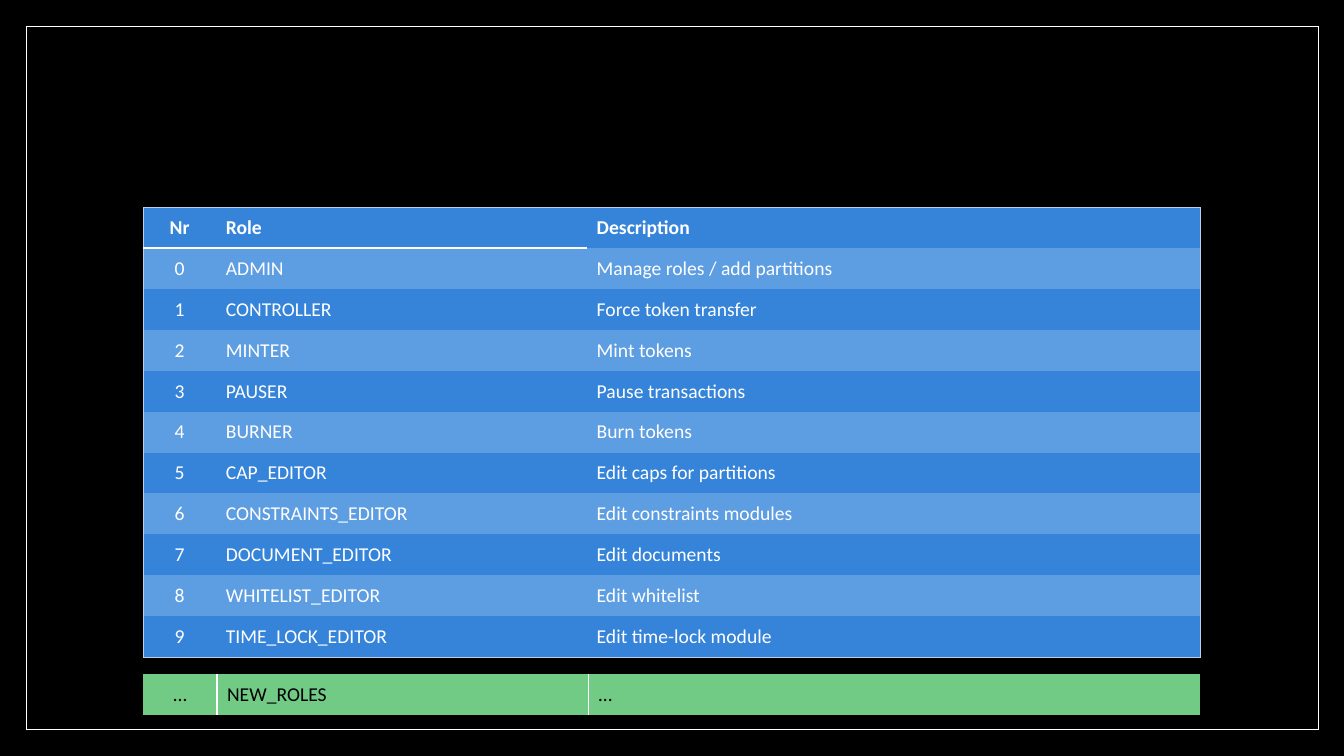
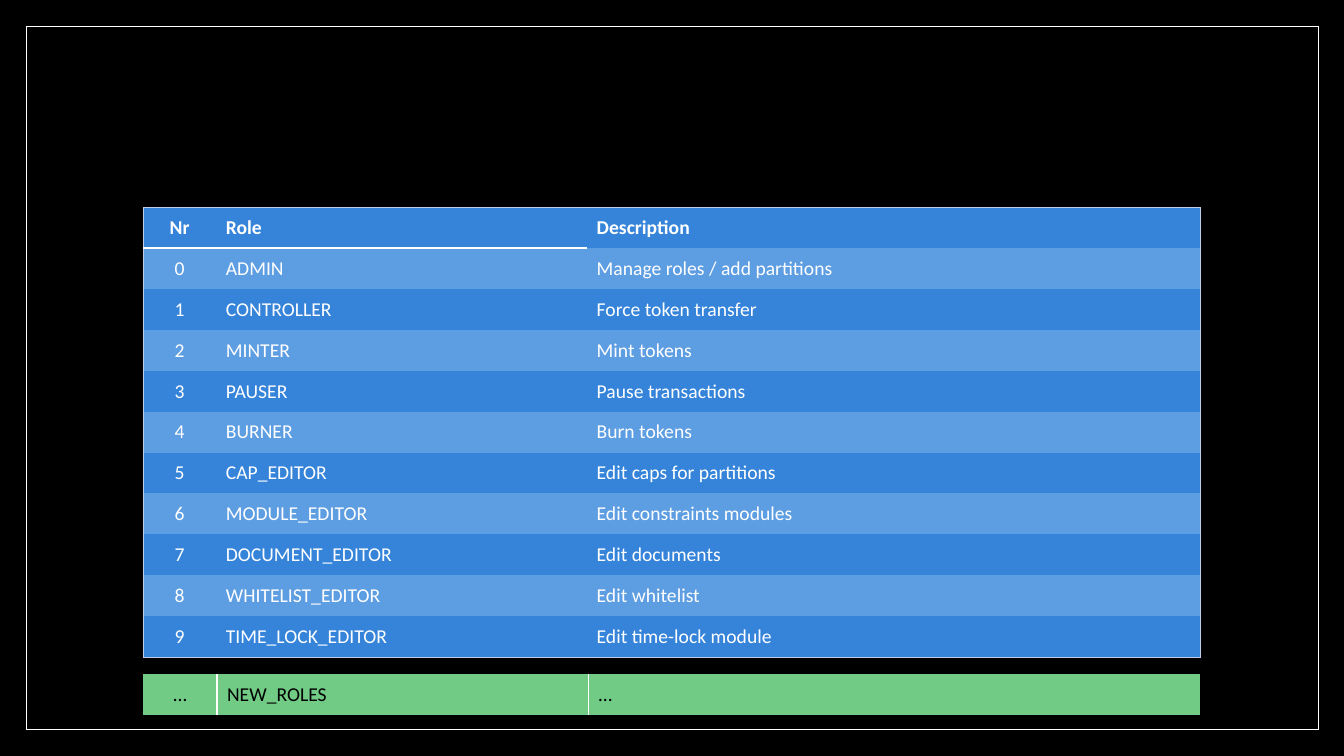
Before and after one commit to micobo-gmbh/micobo-Security-Token, a slide deck: slide 4 of resources/Presentation.pptx. Drawn at 1344x756 pixels with LibreOffice and Linux fonts; fonts in the diff are those of the drawing; background and template pictures are left out. Boxes give left, top, right and bottom in pixels: in the first picture for what was removed or moved away, otherwise in the second. Text is boxed around its words. In the diff, an @@ line names an element or a change of style, - is before the commit and + after.

```diff
--- a/resources/Presentation.pptx
+++ b/resources/Presentation.pptx
@@ table at (x1=143, y1=208, x2=1201, y2=657) @@
-row 8, column 2: CONSTRAINTS_EDITOR
+row 8, column 2: MODULE_EDITOR
```
Also in this commit, not shown: 15 other files.
